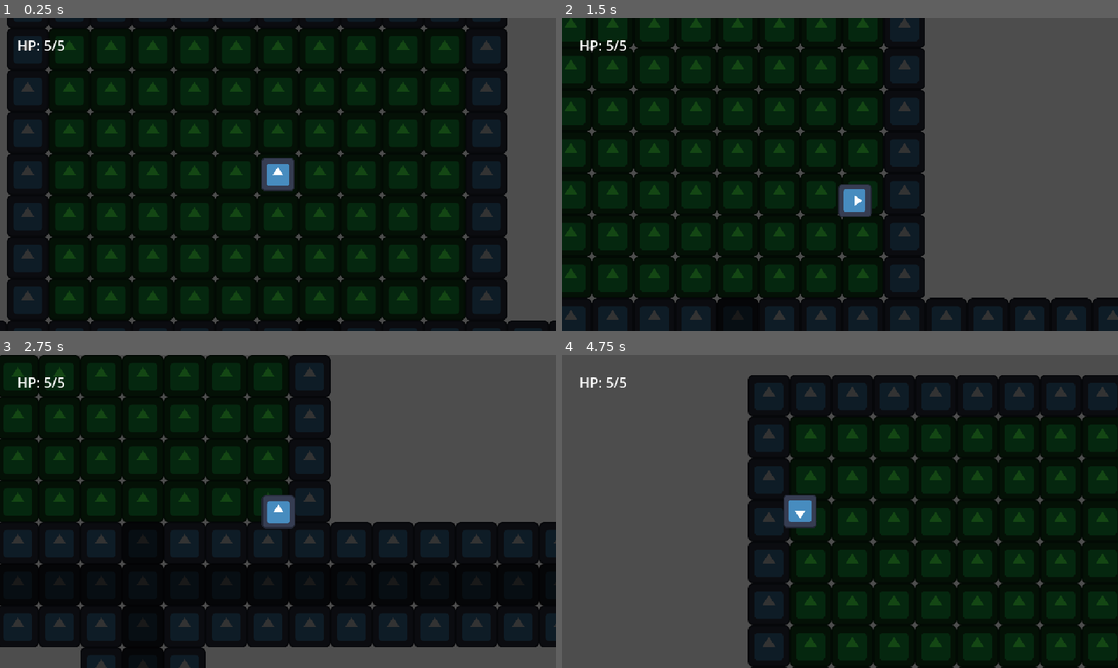
Above: before the commit, frames 1-4 (two rows, left to right).
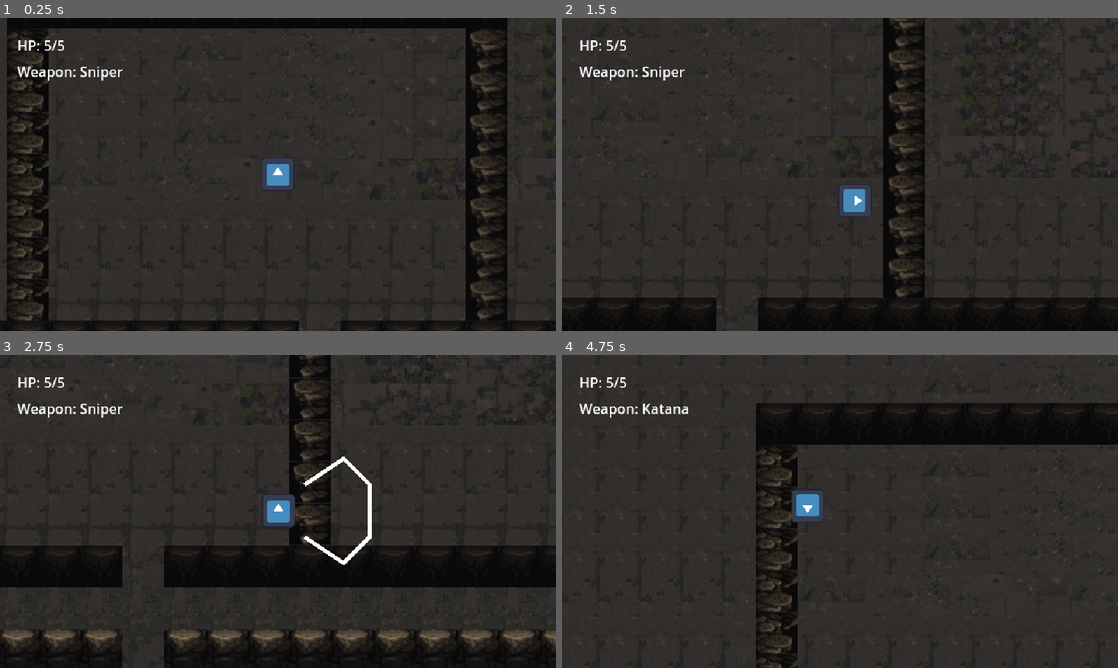
Above: after the commit, the same moments.

Repository: ast4rt3/toge
Game: Godot game, scene res://scenes/Level.tscn
The game is run twice, just before and just after one commit, with the same random seed, the same clock (stepped at 60 frames per second) and the same inputs. The engine's default icon, where the game draws it, is replaced by a stand-in: a white triangle on a blue panel in a dark square.
Inputs (mouse positions are in pixels of both pictures, inside the frame that each line leads up to):
- Up to frame 1 (0.25 s): no input
- Up to frame 2 (1.5 s): tap Enter at 0.5 s; move the mouse to (962, 158) at 0.52 s; press the mouse at (962, 158) at 0.53 s; hold D (move_right) 0.53-1.28 s; right-click (962, 158) at 0.8 s; move the mouse to (728, 190) at 1.27 s; release the mouse at (728, 190) at 1.28 s; hold S (move_down) from 1.28 s (still down); right-click (728, 190) at 1.35 s
- Up to frame 3 (2.75 s): tap Q (switch_weapon, bound only after the commit) at 1.55, 2.1 s; move the mouse to (333, 442) at 2.02 s; release S (move_down) at 2.03 s; press the mouse at (333, 442) at 2.03 s; hold D (move_right) from 2.03 s (still down)
- Up to frame 4 (4.75 s): move the mouse to (812, 574) at 2.77 s; release D (move_right) at 2.78 s; release the mouse at (812, 574) at 2.78 s; hold W (move_up) 2.78-3.53 s; click (812, 574) at 2.85 s; right-click (812, 574) at 3.05 s; move the mouse to (1006, 558) at 3.52 s; hold A (move_left) from 3.53 s (still down); tap Space (dash) at 3.6 s; tap Q (switch_weapon, bound only after the commit) at 3.8 s; move the mouse to (673, 464) at 4.27 s; right-click (673, 464) at 4.35 s; click (673, 464) at 4.55 s

The runs differ from the first frame. In frame 1, 85% of the frame differs, in the area x 0-100%, y 0-100%; in frame 2, 88%; in frame 3, 80%; in frame 4, 91%.

Commit message:
asset test

Diff:
--- a/project.godot
+++ b/project.godot
@@ -69,3 +69,8 @@
 "events": [Object(InputEventKey,"resource_local_to_scene":false,"resource_name":"","device":0,"window_id":0,"alt_presse …(194 unchanged characters)…
 ]
 }
+switch_weapon={
+"deadzone": 0.5,
+"events": [Object(InputEventKey,"resource_local_to_scene":false,"resource_name":"","device":0,"window_id":0,"alt_pressed":false,"shift_pressed":false,"ctrl_pressed":false,"meta_pressed":false,"pressed":false,"keycode":81,"physical_keycode":0,"key_label":0,"unicode":0,"location":0,"echo":false,"script":null)
+]
+}
--- a/scenes/Barrier.tscn
+++ b/scenes/Barrier.tscn
@@ -1,6 +1,7 @@
 [gd_scene load_steps=4 format=3 uid="uid://barrier_scene_uid"]
 
 [ext_resource type="Texture2D" path="res://icon.svg" id="1_icon"]
+[ext_resource type="Script" path="res://scenes/barrier.gd" id="2_script"]
 
 [sub_resource type="RectangleShape2D" id="RectangleShape2D_1"]
 size = Vector2(30, 30)
@@ -8,6 +9,7 @@
 [node name="Barrier" type="StaticBody2D" groups=["barrier"]]
 collision_layer = 4
 collision_mask = 0
+script = ExtResource("2_script")
 
 [node name="Sprite2D" type="Sprite2D" parent="."]
 modulate = Color(0, 1, 0, 0.2)
--- /dev/null
+++ b/scenes/Decoration.tscn
@@ -0,0 +1,28 @@
+[gd_scene load_steps=5 format=3 uid="uid://decoration_scene_uid"]
+
+[ext_resource type="Script" path="res://scenes/decoration.gd" id="1_script"]
+[ext_resource type="Texture2D" path="res://icon.svg" id="2_icon"]
+[ext_resource type="Texture2D" path="res://Asset_cave/decorative.png" id="3_asset"]
+
+[sub_resource type="RectangleShape2D" id="RectangleShape2D_1"]
+size = Vector2(24, 24)
+
+[node name="Decoration" type="StaticBody2D" groups=["decoration"]]
+collision_layer = 1
+collision_mask = 1
+script = ExtResource("1_script")
+
+[node name="Sprite2D" type="Sprite2D" parent="."]
+texture = ExtResource("3_asset")
+region_enabled = true
+region_rect = Rect2(0, 0, 32, 32)
+
+[node name="DebugSprite" type="Sprite2D" parent="."]
+visible = false
+modulate = Color(0.5, 0.3, 0.1, 1)
+scale = Vector2(0.2, 0.2)
+texture = ExtResource("2_icon")
+
+[node name="CollisionShape2D" type="CollisionShape2D" parent="."]
+shape = SubResource("RectangleShape2D_1")
+disabled = true # Default disabled (some props might be walkthrough)
--- a/scenes/Floor.tscn
+++ b/scenes/Floor.tscn
@@ -1,11 +1,21 @@
-[gd_scene load_steps=2 format=3 uid="uid://floor_scene_uid"]
+[gd_scene load_steps=4 format=3 uid="uid://bgwoxcb05v3e"]
 
-[ext_resource type="Texture2D" path="res://icon.svg" id="1_icon"]
+[ext_resource type="Script" uid="uid://bn5sbo47axgh0" path="res://scenes/env_object.gd" id="1_script"]
+[ext_resource type="Texture2D" uid="uid://vly26rydd8lo" path="res://icon.svg" id="2_icon"]
+[ext_resource type="Texture2D" uid="uid://bdn04kwam2k2w" path="res://walls/walls.png" id="2_vkctt"]
 
 [node name="Floor" type="Node2D" groups=["floor"]]
 z_index = -1
+script = ExtResource("1_script")
 
 [node name="Sprite2D" type="Sprite2D" parent="."]
+texture_filter = 1
+texture = ExtResource("2_vkctt")
+region_enabled = true
+region_rect = Rect2(0, 544, 512, 280)
+
+[node name="DebugSprite" type="Sprite2D" parent="."]
+visible = false
 modulate = Color(0.1, 0.1, 0.1, 1)
 scale = Vector2(0.25, 0.25)
-texture = ExtResource("1_icon")
+texture = ExtResource("2_icon")
--- a/scenes/Player.tscn
+++ b/scenes/Player.tscn
@@ -55,3 +55,24 @@
 grow_vertical = 2
 theme_override_font_sizes/font_size = 64
 text = "GAME OVER"
+
+[node name="WeaponLabel" type="Label" parent="CanvasLayer"]
+offset_left = 20.0
+offset_top = 50.0
+offset_right = 150.0
+offset_bottom = 73.0
+text = "Weapon: Sniper"
+
+[node name="MeleeArea" type="Area2D" parent="."]
+collision_layer = 0
+collision_mask = 2
+
+[node name="CollisionPolygon2D" type="CollisionPolygon2D" parent="MeleeArea"]
+polygon = PackedVector2Array(20, -20, 50, -40, 70, -20, 70, 20, 50, 40, 20, 20, 30, 0)
+disabled = true
+
+[node name="SlashLine" type="Line2D" parent="MeleeArea"]
+visible = false
+points = PackedVector2Array(20, -20, 50, -40, 70, -20, 70, 20, 50, 40, 20, 20)
+width = 3.0
+default_color = Color(1, 1, 1, 1)
--- a/scenes/Wall.tscn
+++ b/scenes/Wall.tscn
@@ -1,6 +1,8 @@
-[gd_scene load_steps=4 format=3 uid="uid://wall_scene_uid"]
+[gd_scene load_steps=5 format=3 uid="uid://bw7gtf3c7h6n0"]
 
-[ext_resource type="Texture2D" path="res://icon.svg" id="1_icon"]
+[ext_resource type="Script" uid="uid://bn5sbo47axgh0" path="res://scenes/env_object.gd" id="1_script"]
+[ext_resource type="Texture2D" uid="uid://vly26rydd8lo" path="res://icon.svg" id="2_icon"]
+[ext_resource type="Texture2D" uid="uid://modc3j4iosh8" path="res://Asset_cave/MainLev2.0.png" id="2_r2q6n"]
 
 [sub_resource type="RectangleShape2D" id="RectangleShape2D_1"]
 size = Vector2(32, 32)
@@ -8,11 +10,18 @@
 [node name="Wall" type="StaticBody2D" groups=["wall"]]
 collision_layer = 3
 collision_mask = 3
+script = ExtResource("1_script")
 
 [node name="Sprite2D" type="Sprite2D" parent="."]
+texture = ExtResource("2_r2q6n")
+region_enabled = true
+region_rect = Rect2(72, 416, 184, 272)
+
+[node name="DebugSprite" type="Sprite2D" parent="."]
+visible = false
 modulate = Color(0.2, 0.2, 0.2, 1)
 scale = Vector2(0.25, 0.25)
-texture = ExtResource("1_icon")
+texture = ExtResource("2_icon")
 
 [node name="CollisionShape2D" type="CollisionShape2D" parent="."]
 shape = SubResource("RectangleShape2D_1")
--- /dev/null
+++ b/scenes/WallFront.tscn
@@ -0,0 +1,27 @@
+[gd_scene load_steps=5 format=3 uid="uid://c8nm00mxsudeb"]
+
+[ext_resource type="Script" uid="uid://bn5sbo47axgh0" path="res://scenes/env_object.gd" id="1_script"]
+[ext_resource type="Texture2D" uid="uid://vly26rydd8lo" path="res://icon.svg" id="2_icon"]
+[ext_resource type="Texture2D" uid="uid://modc3j4iosh8" path="res://Asset_cave/MainLev2.0.png" id="3_asset"]
+
+[sub_resource type="RectangleShape2D" id="RectangleShape2D_1"]
+size = Vector2(32, 32)
+
+[node name="WallFront" type="StaticBody2D" groups=["wall"]]
+collision_layer = 3
+collision_mask = 3
+script = ExtResource("1_script")
+
+[node name="Sprite2D" type="Sprite2D" parent="."]
+texture = ExtResource("3_asset")
+region_enabled = true
+region_rect = Rect2(608, 696, 32, 32)
+
+[node name="DebugSprite" type="Sprite2D" parent="."]
+visible = false
+modulate = Color(0.2, 0.2, 0.2, 1)
+scale = Vector2(0.25, 0.25)
+texture = ExtResource("2_icon")
+
+[node name="CollisionShape2D" type="CollisionShape2D" parent="."]
+shape = SubResource("RectangleShape2D_1")
--- /dev/null
+++ b/scenes/WallLeft.tscn
@@ -0,0 +1,27 @@
+[gd_scene load_steps=5 format=3 uid="uid://br5g2xh54idcc"]
+
+[ext_resource type="Script" uid="uid://bn5sbo47axgh0" path="res://scenes/env_object.gd" id="1_script"]
+[ext_resource type="Texture2D" uid="uid://vly26rydd8lo" path="res://icon.svg" id="2_icon"]
+[ext_resource type="Texture2D" uid="uid://modc3j4iosh8" path="res://Asset_cave/MainLev2.0.png" id="3_asset"]
+
+[sub_resource type="RectangleShape2D" id="RectangleShape2D_1"]
+size = Vector2(32, 32)
+
+[node name="WallLeft" type="StaticBody2D" groups=["wall"]]
+collision_layer = 3
+collision_mask = 3
+script = ExtResource("1_script")
+
+[node name="Sprite2D" type="Sprite2D" parent="."]
+texture = ExtResource("3_asset")
+region_enabled = true
+region_rect = Rect2(744, 656, 32, 32)
+
+[node name="DebugSprite" type="Sprite2D" parent="."]
+visible = false
+modulate = Color(0.2, 0.2, 0.2, 1)
+scale = Vector2(0.25, 0.25)
+texture = ExtResource("2_icon")
+
+[node name="CollisionShape2D" type="CollisionShape2D" parent="."]
+shape = SubResource("RectangleShape2D_1")
--- /dev/null
+++ b/scenes/WallRight.tscn
@@ -0,0 +1,27 @@
+[gd_scene load_steps=5 format=3 uid="uid://chxlkn8o53qdu"]
+
+[ext_resource type="Script" uid="uid://bn5sbo47axgh0" path="res://scenes/env_object.gd" id="1_script"]
+[ext_resource type="Texture2D" uid="uid://vly26rydd8lo" path="res://icon.svg" id="2_icon"]
+[ext_resource type="Texture2D" uid="uid://modc3j4iosh8" path="res://Asset_cave/MainLev2.0.png" id="3_asset"]
+
+[sub_resource type="RectangleShape2D" id="RectangleShape2D_1"]
+size = Vector2(32, 32)
+
+[node name="WallRight" type="StaticBody2D" groups=["wall"]]
+collision_layer = 3
+collision_mask = 3
+script = ExtResource("1_script")
+
+[node name="Sprite2D" type="Sprite2D" parent="."]
+texture = ExtResource("3_asset")
+region_enabled = true
+region_rect = Rect2(504, 672, 32, 32)
+
+[node name="DebugSprite" type="Sprite2D" parent="."]
+visible = false
+modulate = Color(0.2, 0.2, 0.2, 1)
+scale = Vector2(0.25, 0.25)
+texture = ExtResource("2_icon")
+
+[node name="CollisionShape2D" type="CollisionShape2D" parent="."]
+shape = SubResource("RectangleShape2D_1")
--- /dev/null
+++ b/scenes/WallTop.tscn
@@ -0,0 +1,27 @@
+[gd_scene load_steps=5 format=3 uid="uid://bvj76fgt21l6k"]
+
+[ext_resource type="Script" uid="uid://bn5sbo47axgh0" path="res://scenes/env_object.gd" id="1_script"]
+[ext_resource type="Texture2D" uid="uid://vly26rydd8lo" path="res://icon.svg" id="2_icon"]
+[ext_resource type="Texture2D" uid="uid://modc3j4iosh8" path="res://Asset_cave/MainLev2.0.png" id="3_asset"]
+
+[sub_resource type="RectangleShape2D" id="RectangleShape2D_1"]
+size = Vector2(32, 32)
+
+[node name="WallTop" type="StaticBody2D" groups=["wall"]]
+collision_layer = 3
+collision_mask = 3
+script = ExtResource("1_script")
+
+[node name="Sprite2D" type="Sprite2D" parent="."]
+texture = ExtResource("3_asset")
+region_enabled = true
+region_rect = Rect2(640, 664, 32, 32)
+
+[node name="DebugSprite" type="Sprite2D" parent="."]
+visible = false
+modulate = Color(0.2, 0.2, 0.2, 1)
+scale = Vector2(0.25, 0.25)
+texture = ExtResource("2_icon")
+
+[node name="CollisionShape2D" type="CollisionShape2D" parent="."]
+shape = SubResource("RectangleShape2D_1")
--- /dev/null
+++ b/scenes/barrier.gd
@@ -0,0 +1,8 @@
+extends Node2D
+
+func _ready():
+	_on_debug_toggled(Globals.debug_mode)
+	Globals.debug_toggled.connect(_on_debug_toggled)
+
+func _on_debug_toggled(active):
+	$Sprite2D.visible = active
--- /dev/null
+++ b/scenes/decoration.gd
@@ -0,0 +1,20 @@
+extends "res://scenes/env_object.gd"
+
+func _ready():
+	super._ready() # Initialize debug state
+
+	# Pick random prop (Grid assumption)
+	var prop_regions = [
+		Rect2(0, 0, 32, 32),
+		Rect2(32, 0, 32, 32),
+		Rect2(64, 0, 32, 32),
+		Rect2(96, 0, 32, 32),
+	]
+
+	if sprite:
+		var region = prop_regions.pick_random()
+		sprite.region_rect = region
+
+	# Randomize collision?
+	# For now, let's keep them constantly non-collidable to prevent blocking corridors.
+	$CollisionShape2D.disabled = true
--- /dev/null
+++ b/scenes/env_object.gd
@@ -0,0 +1,25 @@
+extends Node2D
+
+@onready var sprite = $Sprite2D
+@onready var debug_sprite = $DebugSprite
+var has_crack = false
+
+func _ready():
+	if has_node("CrackSprite"):
+		has_crack = randf() < 0.1
+
+	Globals.debug_toggled.connect(_on_debug_toggled)
+	_on_debug_toggled(Globals.debug_mode)
+
+func _on_debug_toggled(active):
+	if sprite: sprite.visible = not active
+
+	if has_node("CrackSprite"):
+		# Show crack only if normal mode AND it has a crack
+		$CrackSprite.visible = (not active) and has_crack
+
+	if debug_sprite: debug_sprite.visible = active
+
+func set_region(rect: Rect2):
+	if sprite:
+		sprite.region_rect = rect
--- a/scenes/level_generator.gd
+++ b/scenes/level_generator.gd
@@ -8,7 +8,15 @@
 @export var enemy_count_per_room = 2
 
 var floor_scene = preload("res://scenes/Floor.tscn")
+var barrier_scene = preload("res://scenes/Barrier.tscn")
+@onready var decoration_scene = preload("res://scenes/Decoration.tscn")
+
 var wall_scene = preload("res://scenes/Wall.tscn")
+@onready var wall_front_scene = preload("res://scenes/WallFront.tscn")
+@onready var wall_top_scene = preload("res://scenes/WallTop.tscn")
+@onready var wall_left_scene = preload("res://scenes/WallLeft.tscn")
+@onready var wall_right_scene = preload("res://scenes/WallRight.tscn")
+
 var player_scene = preload("res://scenes/Player.tscn")
 var enemy_scene = preload("res://scenes/Enemy.tscn")
 
@@ -46,6 +54,12 @@
 			var b = barrier_scene.instantiate()
 			b.position = Vector2(pos) * tile_size
 			add_child(b)
+		else:
+			# Chance to spawn decoration in other rooms (10% chance)
+			if randf() < 0.1:
+				var d = decoration_scene.instantiate()
+				d.position = Vector2(pos) * tile_size
+				add_child(d)
 
 	# Instantiate Walls (Perimeter)
 	generate_walls(floor_tiles)
@@ -106,8 +120,31 @@
 	for pos in floor_tiles.keys():
 		for dir in directions:
 			var neighbor = pos + dir
+
+			# If this neighbor is NOT a floor and hasn't been processed
 			if not floor_tiles.has(neighbor) and not wall_positions.has(neighbor):
-				var w = wall_scene.instantiate()
+
+				# Determine which wall scene to use based on adjacency to floors
+				var w = null
+
+				# Check neighbors of this wall spot to see where the floor is
+				var floor_down  = floor_tiles.has(neighbor + Vector2i.DOWN)
+				var floor_up    = floor_tiles.has(neighbor + Vector2i.UP)
+				var floor_right = floor_tiles.has(neighbor + Vector2i.RIGHT)
+				var floor_left  = floor_tiles.has(neighbor + Vector2i.LEFT)
+
+				if floor_down:
+					w = wall_front_scene.instantiate()
+				elif floor_up:
+					w = wall_top_scene.instantiate()
+				elif floor_right:
+					w = wall_left_scene.instantiate()
+				elif floor_left:
+					w = wall_right_scene.instantiate()
+				else:
+					# Default / Corner case
+					w = wall_front_scene.instantiate()
+
 				w.position = Vector2(neighbor) * tile_size
 				add_child(w)
 				wall_positions[neighbor] = true
--- a/scenes/player.gd
+++ b/scenes/player.gd
@@ -6,7 +6,15 @@
 @export var dash_cooldown = 1.0
 @export var shoot_cooldown = 1.0
 @export var recoil_force = 200.0
+@export var melee_lunge_force = 200.0 # Force applied toward swing direction
 @export var max_hp = 5
+
+enum WeaponType { SNIPER, MELEE }
+var current_weapon_index = 0
+var weapons = [
+	{ "type": WeaponType.SNIPER, "name": "Sniper" },
+	{ "type": WeaponType.MELEE, "name": "Katana" } # User requested versatility, so structure allows easy addition
+]
 
 var hp = max_hp
 var invulnerability_timer = 0.0
@@ -20,6 +28,7 @@
 
 func _ready():
 	update_hp_ui()
+	update_weapon_ui()
 
 func take_damage(amount):
 	if invulnerability_timer > 0: return
@@ -45,28 +54,7 @@
 	get_tree().reload_current_scene()
 # ... (rest of physics process is fine, logic uses shoot_cooldown variable)
 
-func shoot(target_pos):
-	var direction = (target_pos - global_position).normalized()
-
-	# Projectile
-	var p = projectile_scene.instantiate()
-	p.position = global_position + direction * 20.0
-	p.direction = direction
-	p.rotation = direction.angle()
-	get_parent().add_child(p)
-
-	# Recoil (Knockback on player)
-	velocity -= direction * recoil_force
-	# We rely on move_and_slide in the next frame or physics process to handle this momentum
-	# if we were adding to velocity. But physics process overrides velocity every frame for movement.
-	# To make it feel right, we need to apply an impulse or temporary velocity override.
-	# However, since we set velocity in _physics_process based on input, this recoil will be overwritten instantly next frame.
-	# Simple fix: Add a short "knockback state" or add to a separate "external_forces" vector that decays?
-	# Or just simpler: `position -= direction * 5`? No, physics.
-	# Best way for CharacterBody2D without state machine: Temporarily override velocity?
-	# Let's add a `knockback_velocity` variable that decays.
-
-	knockback_velocity = -direction * recoil_force
+
 
 var knockback_velocity = Vector2.ZERO
 
@@ -93,31 +81,12 @@
 	if Input.is_action_just_pressed("dash") and dash_cooldown_timer <= 0:
 		start_dash()
 
-	# Aiming & Shooting (Require M2)
-	var is_aiming = Input.is_action_pressed("secondary_attack")
-
-	if is_aiming:
-		# Look at mouse
-		look_at(get_global_mouse_position())
-
-		# Update Tracer
-		$Line2D.visible = true
-		$RayCast2D.force_raycast_update()
-		if $RayCast2D.is_colliding():
-			$Line2D.points[1] = to_local($RayCast2D.get_collision_point())
-		else:
-			$Line2D.points[1] = $RayCast2D.target_position
-
-		# Allow Shooting
-		if Input.is_action_pressed("attack") and shoot_timer <= 0:
-			shoot(get_global_mouse_position())
-			shoot_timer = shoot_cooldown
-	else:
-		$Line2D.visible = false
-
-		# Look in move direction if moving
-		# var move_input = Input.get_vector("move_left", "move_right", "move_up", "move_down") # already defined below
-		pass
+	# Weapon Switching
+	if Input.is_action_just_pressed("switch_weapon"):
+		cycle_weapon()
+
+	# Handle Combat based on Weapon
+	handle_combat(delta)
 
 	# Movement
 	if is_dashing:
@@ -127,10 +96,12 @@
 	else:
 		var direction = Input.get_vector("move_left", "move_right", "move_up", "move_down")
 
-		if direction != Vector2.ZERO and not is_aiming:
-			rotation = direction.angle()
-
-		if is_aiming:
+		if direction != Vector2.ZERO:
+			# Look in movement direction by default (overridden by Aim Mode)
+			if not Input.is_action_pressed("secondary_attack"):
+				rotation = direction.angle()
+
+		if Input.is_action_pressed("secondary_attack") and get_current_weapon_type() == WeaponType.SNIPER:
 			velocity = direction * (speed * 0.5)
 		else:
 			velocity = direction * speed
@@ -139,6 +110,108 @@
 	velocity += knockback_velocity
 
 	move_and_slide()
+
+func cycle_weapon():
+	current_weapon_index = (current_weapon_index + 1) % weapons.size()
+	update_weapon_ui()
+
+func update_weapon_ui():
+	if has_node("CanvasLayer/WeaponLabel"):
+		$CanvasLayer/WeaponLabel.text = "Weapon: " + weapons[current_weapon_index]["name"]
+
+func get_current_weapon_type():
+	return weapons[current_weapon_index]["type"]
+
+func handle_combat(_delta):
+	var type = get_current_weapon_type()
+	var is_aiming = Input.is_action_pressed("secondary_attack")
+
+	# Common Aim Logic
+	if is_aiming:
+		look_at(get_global_mouse_position())
+
+	if type == WeaponType.SNIPER:
+		if is_aiming:
+			# Tracer
+			$Line2D.visible = true
+			$RayCast2D.force_raycast_update()
+			if $RayCast2D.is_colliding():
+				$Line2D.points[1] = to_local($RayCast2D.get_collision_point())
+			else:
+				$Line2D.points[1] = $RayCast2D.target_position
+
+			if Input.is_action_pressed("attack") and shoot_timer <= 0:
+				shoot_sniper(get_global_mouse_position())
+				shoot_timer = shoot_cooldown
+		else:
+			$Line2D.visible = false
+
+	elif type == WeaponType.MELEE:
+		$Line2D.visible = false
+
+		# Melee Logic
+		var slash_line = $MeleeArea/SlashLine
+
+		# 1. Update Visual Visibility based on State
+		if is_attacking_melee:
+			slash_line.visible = true
+			slash_line.default_color.a = 1.0
+		elif is_aiming and Globals.debug_mode:
+			# Aim Highlight (Ghost) - Debug Only
+			slash_line.visible = true
+			slash_line.default_color.a = 0.3
+		else:
+			slash_line.visible = false
+
+		if Input.is_action_just_pressed("attack") and shoot_timer <= 0:
+			# If not aiming, briefly face mouse for the swing
+			if not is_aiming:
+				look_at(get_global_mouse_position())
+
+			slash_melee()
+			shoot_timer = 0.4 # Fast cooldown
+
+var is_attacking_melee = false
+
+func slash_melee():
+	is_attacking_melee = true
+
+	# Enable Hitbox
+	$MeleeArea/CollisionPolygon2D.disabled = false
+
+	# Apply Lunge (Forward Impulse)
+	var forward_dir = Vector2.RIGHT.rotated(rotation)
+	knockback_velocity = forward_dir * melee_lunge_force
+
+	# Wait for physics to update collision
+	await get_tree().physics_frame
+	await get_tree().physics_frame
+
+	# Check hits
+	var bodies = $MeleeArea.get_overlapping_bodies()
+	for body in bodies:
+		if body.is_in_group("enemy") and body.has_method("take_damage"):
+			var knockback = (body.global_position - global_position).normalized() * 300
+			body.take_damage(10, knockback) # Melee damage
+
+	# Cleanup
+	await get_tree().create_timer(0.1).timeout
+	$MeleeArea/CollisionPolygon2D.disabled = true
+	is_attacking_melee = false
+
+func shoot_sniper(target_pos):
+	var direction = (target_pos - global_position).normalized()
+
+	# Projectile
+	var p = projectile_scene.instantiate()
+	p.position = global_position + direction * 20.0
+	p.direction = direction
+	p.rotation = direction.angle()
+	get_parent().add_child(p)
+
+	# Recoil
+	velocity -= direction * recoil_force
+	knockback_velocity = -direction * recoil_force
 
 func start_dash():
 	is_dashing = true
Binary file added: Asset_cave/Anim/LedA.png
Not shown, added: Asset_cave/Anim/LedA.png.import
Binary file added: Asset_cave/Anim/LedB.png
Not shown, added: Asset_cave/Anim/LedB.png.import
Binary file added: Asset_cave/Anim/LedC.png
Not shown, added: Asset_cave/Anim/LedC.png.import
Binary file added: Asset_cave/Anim/LedD.png
Not shown, added: Asset_cave/Anim/LedD.png.import
Binary file added: Asset_cave/MainLev2.0.png
Not shown, added: Asset_cave/MainLev2.0.png.import
Binary file added: Asset_cave/decorative.png
Not shown, added: Asset_cave/decorative.png.import
(and 12 more such lines)
